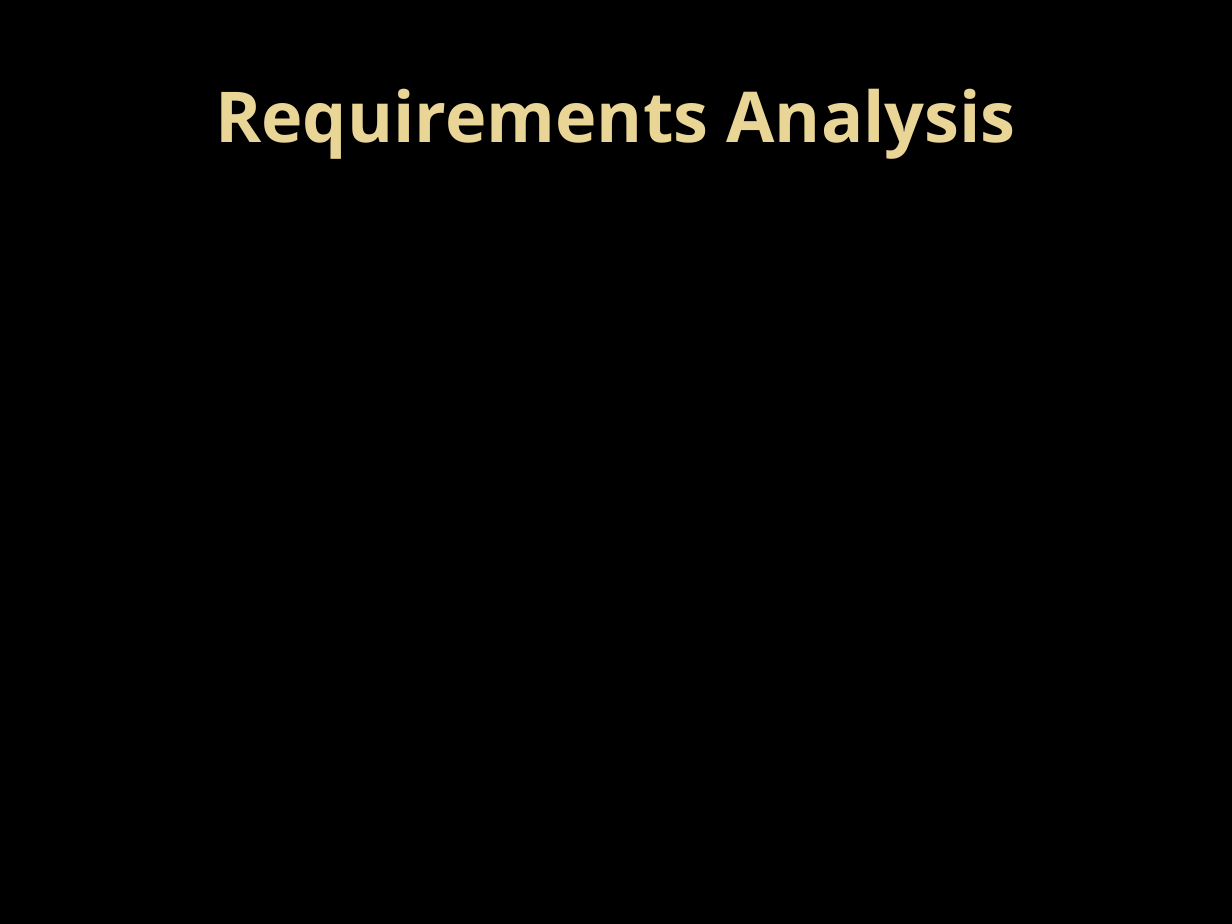
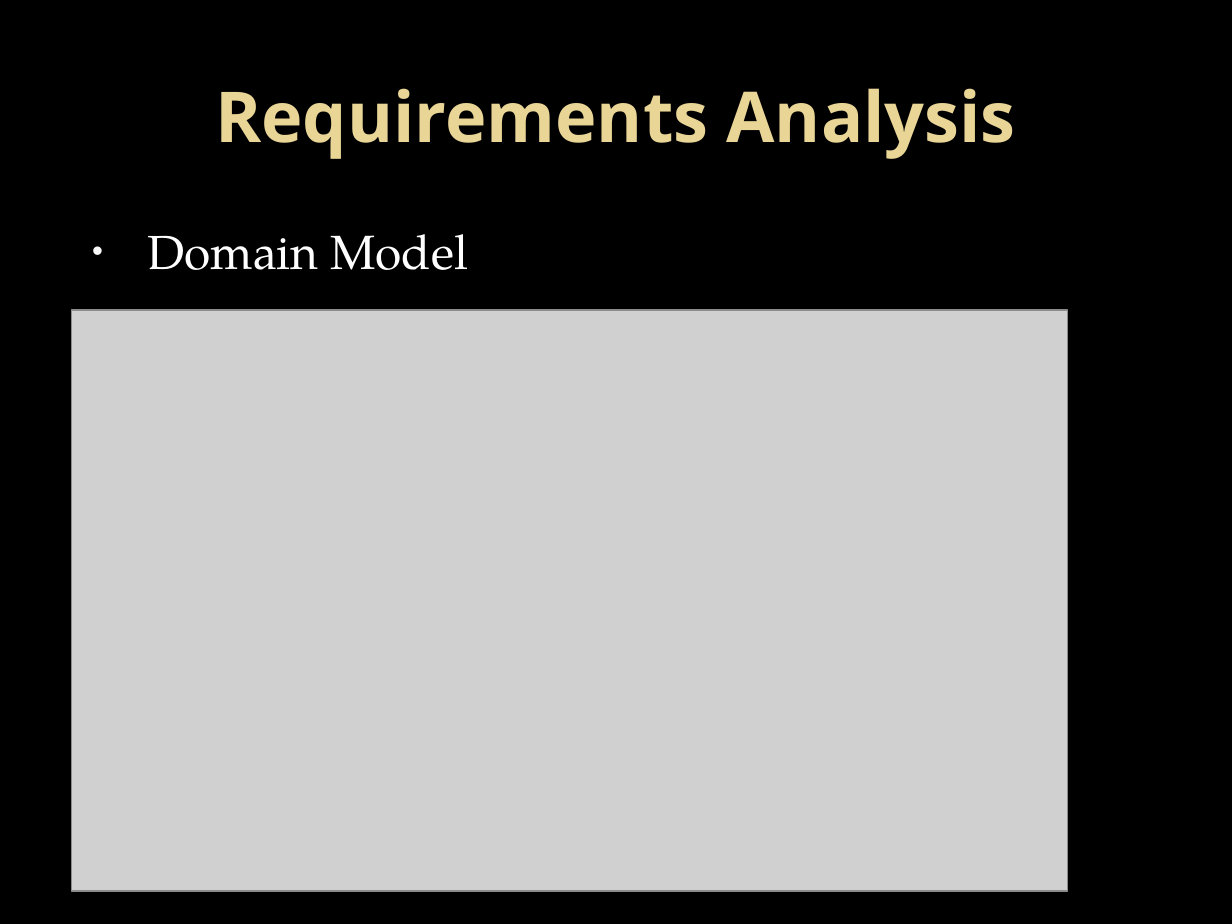
Before and after one commit to GroupIntensioMemoryGame/ProjectFiles, a slide deck: slide 11 of Delivery Briefing/Delivery Briefing.pptx (slide 10 before the commit). Drawn at 1232x924 pixels with LibreOffice and Linux fonts; fonts in the diff are those of the drawing; grey boxes stand for pictures; background and template pictures are left out. Boxes give left, top, right and bottom in pixels: in the first picture for what was removed or moved away, otherwise in the second. Text is boxed around its words. In the diff, an @@ line names an element or a change of style, - is before the commit and + after.

```diff
--- a/Delivery Briefing/Delivery Briefing.pptx
+++ b/Delivery Briefing/Delivery Briefing.pptx
@@ text added at (148,234,469,270), 28 pt, text #FFFFFF @@
+• Domain Model
@@ picture added at (71,310,1067,892) @@
```
Also in this commit, not shown: 10 other slides changed, 5 slides added, 4 slides removed.
